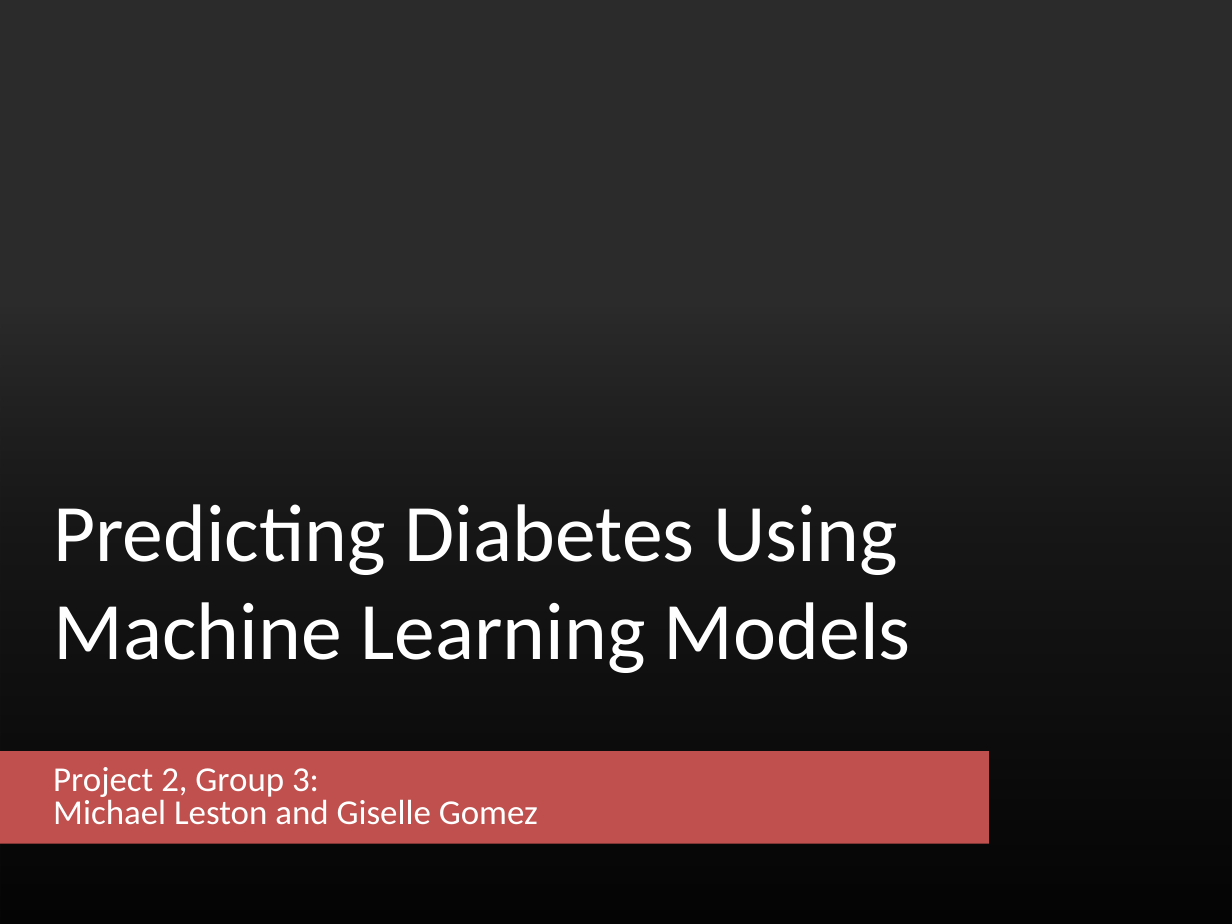
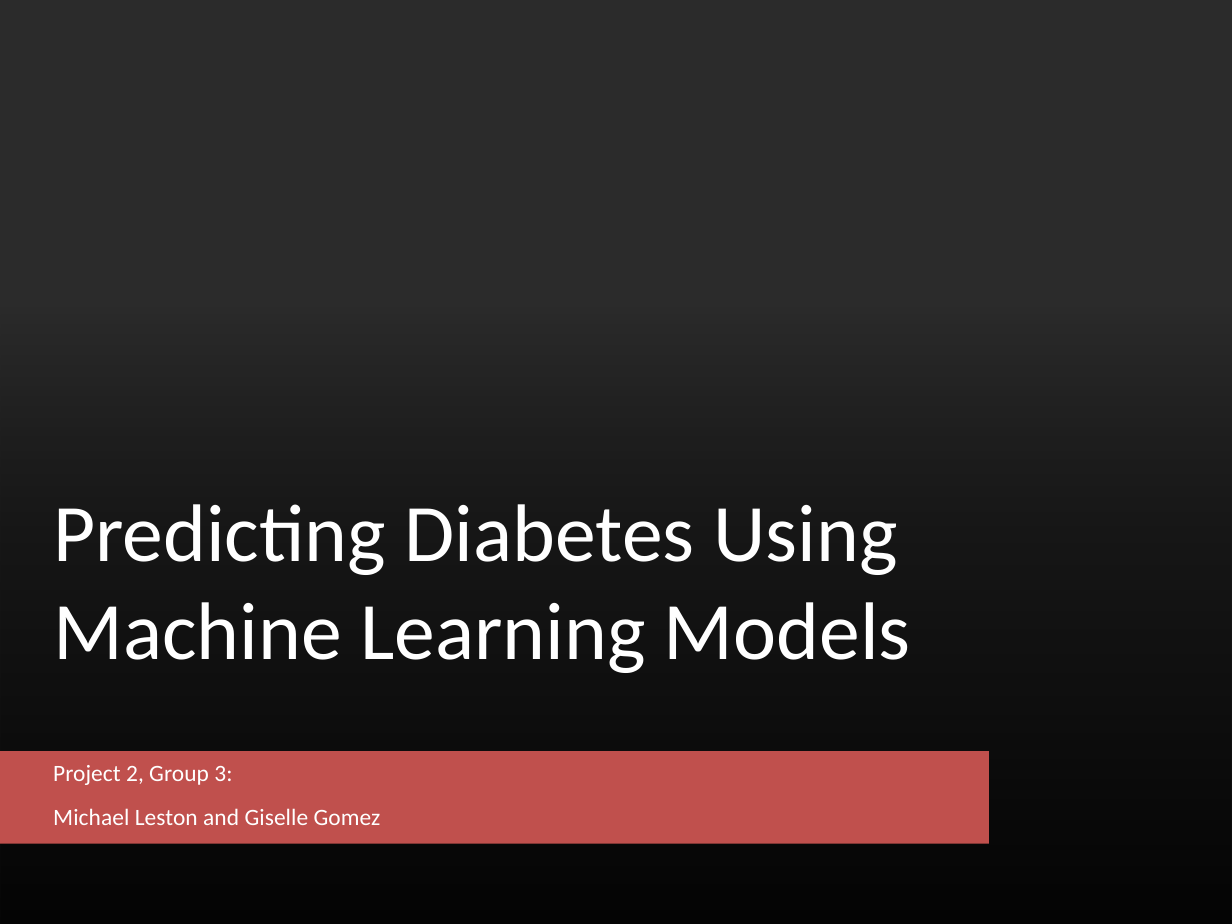
Before and after one commit to piiop/group-project-2, a slide deck: slide 1 of Project2.pptx. Drawn at 1232x924 pixels with LibreOffice and Linux fonts; fonts in the diff are those of the drawing; background and template pictures are left out; a plain dark background stands for a picture behind light text. Boxes give left, top, right and bottom in pixels: in the first picture for what was removed or moved away, otherwise in the second. Text is boxed around its words. In the diff, an @@ line names an element or a change of style, - is before the commit and + after.

```diff
--- a/Project2.pptx
+++ b/Project2.pptx
@@ subtitle at (x1=53, y1=765, x2=381, y2=825): text changed; size 20.4 to 13.8 pt @@
-Project 2, Group 3:
-Michael Leston and Giselle Gomez
+Project 2, Group 3:
+Michael Leston and Giselle Gomez
```
Also in this commit, not shown: 2 other slides changed, 3 slides added, 1 slide removed, 1 other file.
